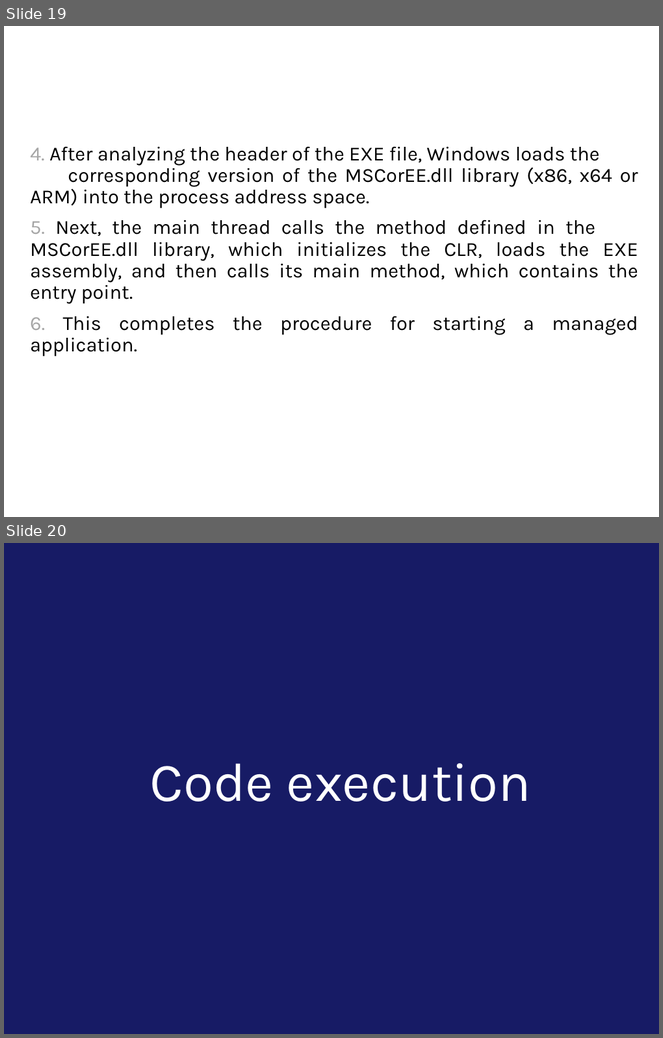
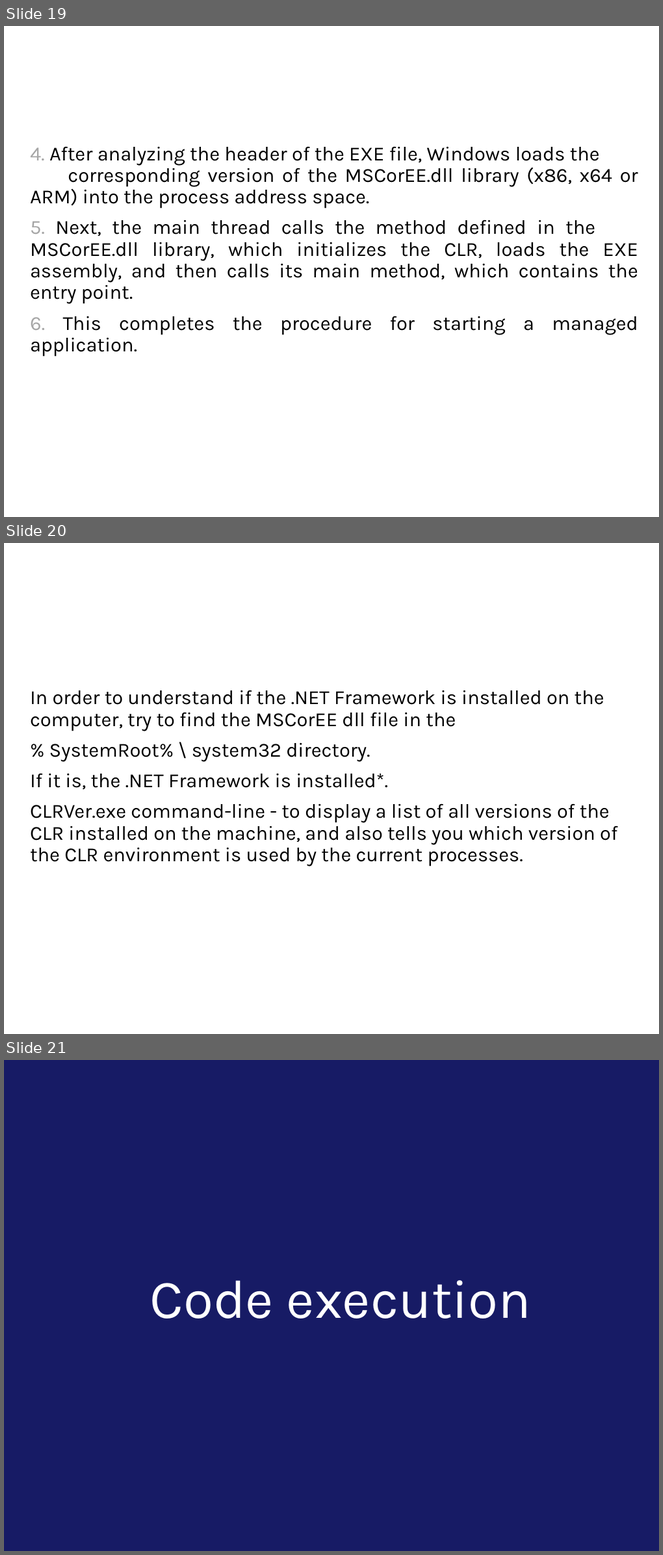
Before and after one commit to tarasiscom/Lv-273, a slide deck: Education/Execution model.pptx. Shown one above the other, each under a label of ours: slides 19 and 20 before the commit, slides 19, 20 and 21 after it. The pictures are 663x1038 and 663x1555 pixels, drawn with LibreOffice and Linux fonts; fonts in the diff are those of the drawing; background and template pictures are left out. Boxes give left, top, right and bottom in pixels: in the first picture for what was removed or moved away, otherwise in the second. Text is boxed around its words. In the diff, an @@ line names an element or a change of style, - is before the commit and + after.

```diff
--- a/Education/Execution model.pptx
+++ b/Education/Execution model.pptx
@@ slide 20 added at bbox=[4, 543, 659, 1034], background #FFFFFF @@
@@ text added at bbox=[30, 690, 618, 867], 22 pt, text #000000 @@
+In order to understand if the .NET Framework is installed on the computer, try to find the MSCorEE dll file in the
+% SystemRoot% \ system32 directory.
+If it is, the .NET Framework is installed*.
+CLRVer.exe command-line - to display a list of all versions of the CLR installed on the machine, and also tells you which version of the CLR environment is used by the current processes.
@@ what was slide 20 is now slide 21 @@
```
Also in this commit, not shown: 1 slide changed, 2 other slides added, 3 slides removed.
